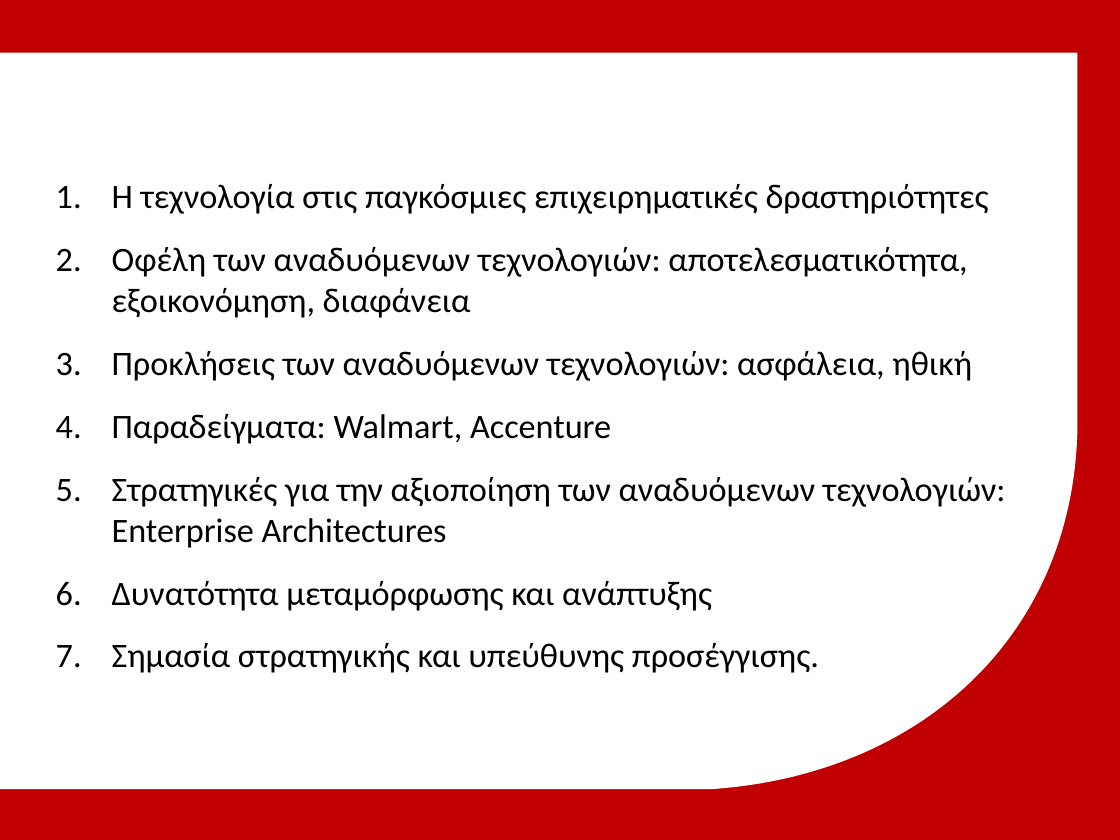
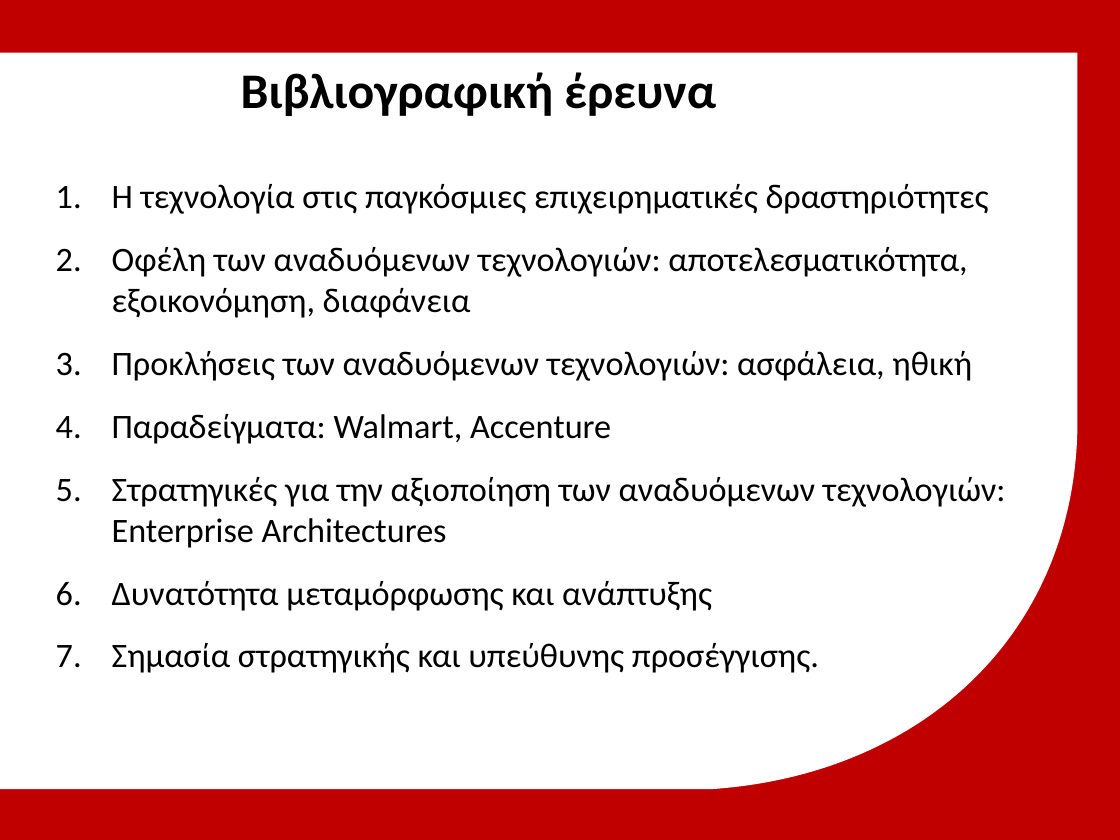
Before and after one commit to michailmarkou1995/MBA, a slide deck: slide 6 of Spiritual Wellbeing IV Professional Development and Applied Research/Μητροπολιτικό Κολλέγιο_ΣΕΚΦ[Μιχαηλ Μαρκου] IT in Global Business.pptx. Drawn at 1120x840 pixels with LibreOffice and Linux fonts; fonts in the diff are those of the drawing; background and template pictures are left out. Boxes give left, top, right and bottom in pixels: in the first picture for what was removed or moved away, otherwise in the second. Text is boxed around its words. In the diff, an @@ line names an element or a change of style, - is before the commit and + after.

```diff
--- a/Spiritual Wellbeing IV Professional Development and Applied Research/Μητροπολιτικό Κολλέγιο_ΣΕΚΦ[Μιχαηλ Μαρκου] IT in Global Business.pptx
+++ b/Spiritual Wellbeing IV Professional Development and Applied Research/Μητροπολιτικό Κολλέγιο_ΣΕΚΦ[Μιχαηλ Μαρκου] IT in Global Business.pptx
@@ text added at bbox=[241, 72, 716, 116], 32 pt, text #000000, bold @@
+Βιβλιογραφική έρευνα
```
Also in this commit, not shown: 2 other slides changed, 24 slides removed.
